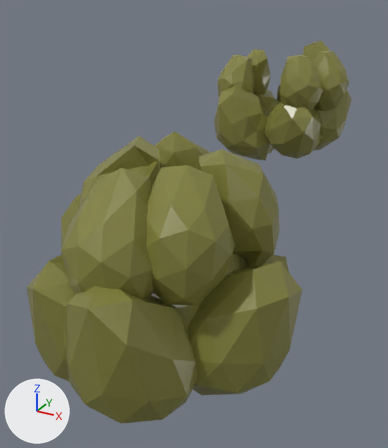
The glTF model models/plants-scene2-anim.glb: old version first, new version second.
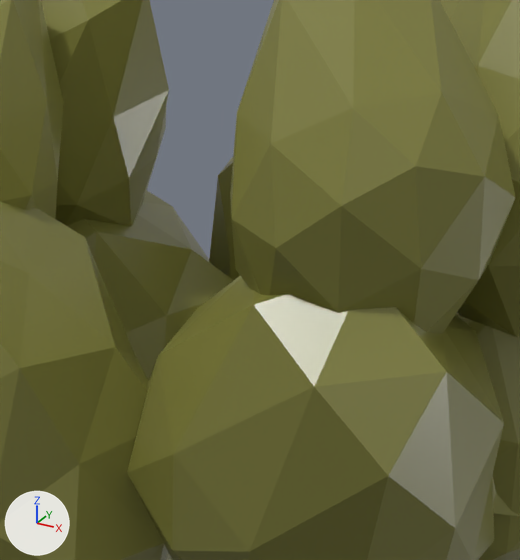
The first picture shows the older version from a camera (50 mm lens) standing at (3.72, -9.61, 2.7) and looking at (0.52, -3.79, -0.21). The close-ups show both versions on the part from 63% to 83% of the width and 14% to 32% of the height of that picture. Arrows for +X, +Y and +Z are at lower left; the lights stay in place. Vertices at the same position are counted once.

Names of what the first close-up shows: 'One-seed-juniper.animated'.
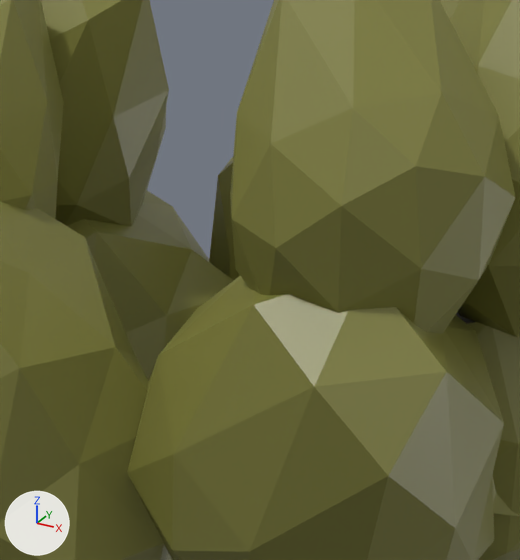
Where the change shows, as pixel boxes [x1, y1, x2, y2] in the close-ups (520 x 560 px):
'One-seed-juniper.animated', recoloured: [111, 6, 479, 527] in both

Diff of the bpy script that builds the scene:
```diff
--- a/models/plants-scene2-anim.glb.py
+++ b/models/plants-scene2-anim.glb.py
@@ mat_material_juniper_leaves_sbc @@
 n0 = _N.new('ShaderNodeBsdfPrincipled'); n0.name = 'Principled BSDF'
-n0.inputs[0].default_value = (0.223, 0.22, 0.0482, 1.0)  # 'Base Color', yellow #82813e
-n0.inputs[2].default_value = 0.314  # 'Roughness'
+n0.inputs[2].default_value = 0.423  # 'Roughness'
 n1 = _N.new('ShaderNodeOutputMaterial'); n1.name = 'Material Output'
+n2 = _N.new('ShaderNodeVertexColor'); n2.name = 'Color Attribute'
 _L.new(n0.outputs[0], n1.inputs[0])  # 'BSDF' to 'Surface'
+_L.new(n2.outputs[0], n0.inputs[0])  # 'Color' to 'Base Color'
@@ me_icosphere_004 @@
 me_icosphere_004.from_pydata(...)  # 928 vertices, 1762 faces; spans x -0.59..2.97, y -7.88..0.53, z -0.57..1.83
 # used by ob_one_seed_juniper_animated; location = (-0.271, 0.521, 0.0)
+# me_icosphere_004 part 1: vertex colours changed
 me_icosphere_004.materials.append(mat_material_juniper_leaves_sbc)
```
